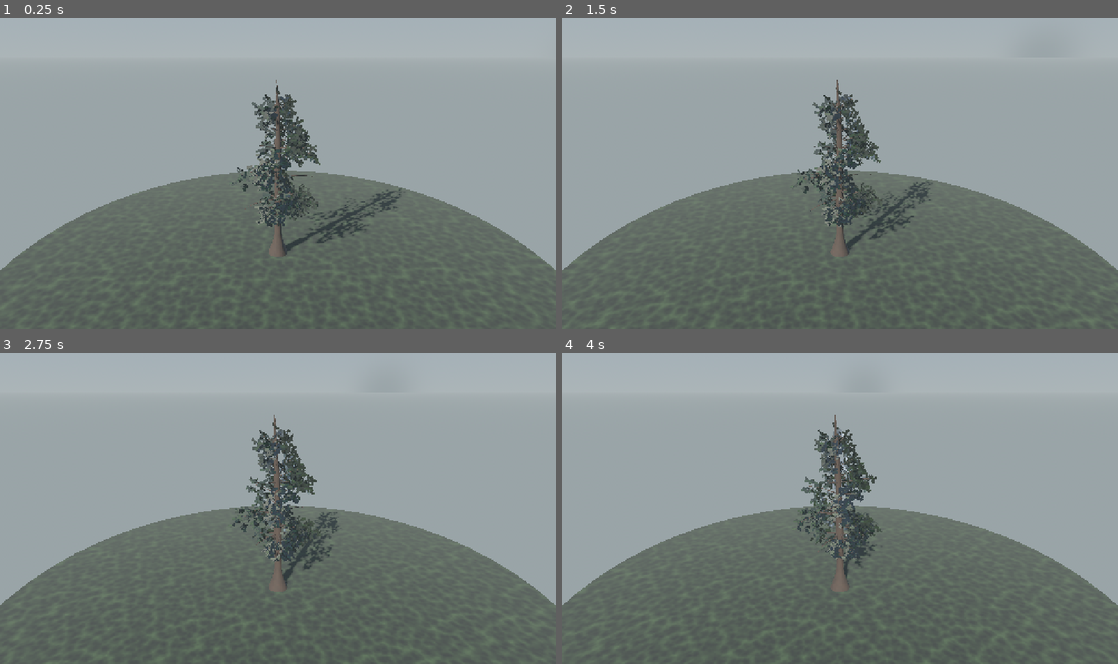
Above: before the commit, frames 1-4 (two rows, left to right).
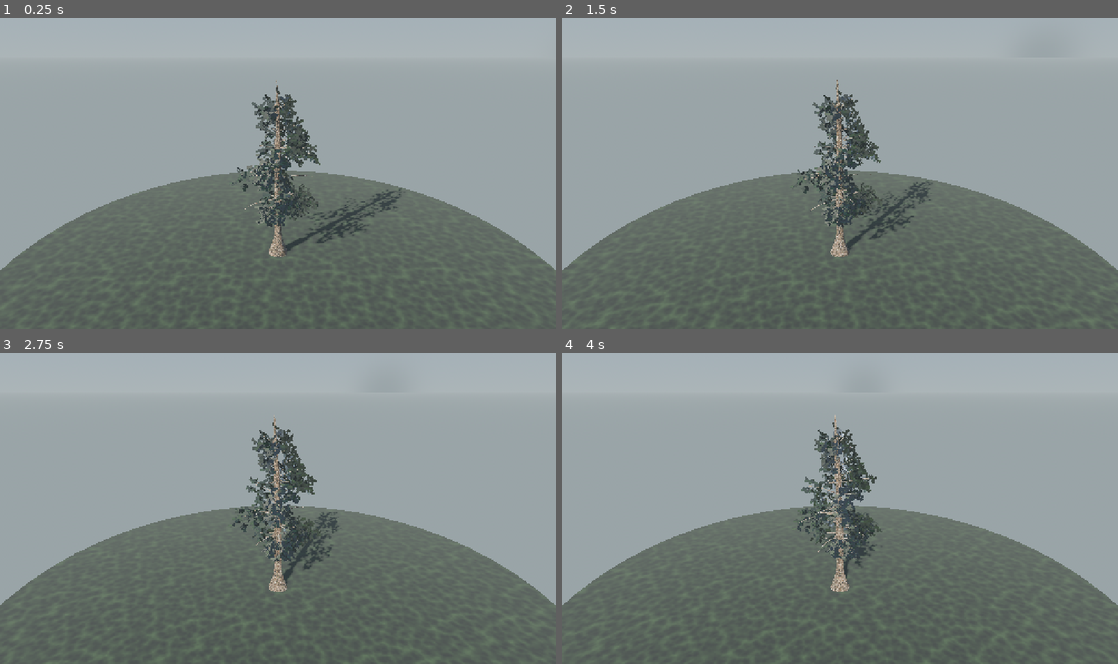
Above: after the commit, the same moments.

Repository: mehmetdem2005/Acik-dunya_oyun
Game: Godot game, scene res://scenes/world/pine_tree_scene.tscn
Same seed, same stepped clock (60 frames per second), same inputs: the game is played once before the commit and once after it. This scene is started directly instead of the project's main scene.
Inputs (mouse positions are in pixels of both pictures, inside the frame that each line leads up to):
- Up to frame 1 (0.25 s): no input
- Up to frame 2 (1.5 s): move the mouse to (962, 157) at 0.52 s; hold D 0.53-1.25 s; hold Shift 0.53-1.25 s; click (962, 157) at 0.67 s; tap Space at 0.77 s; drag from (728, 189) to (812, 235) at 1.27 s
- Up to frame 3 (2.75 s): move the mouse to (333, 440) at 2.02 s; hold D from 2.03 s (still down); hold Shift from 2.03 s (still down)
- Up to frame 4 (4 s): release D at 2.75 s; release Shift at 2.75 s; drag from (812, 570) to (673, 461) at 2.77 s; move the mouse to (1006, 555) at 3.52 s; hold A from 3.53 s (still down); hold Shift from 3.53 s (still down); tap Space at 3.77 s

The runs differ from the first frame. In frame 1, 0.4% of the frame differs, in the area x 43-57%, y 19-77%; in frame 2, 0.4%; in frame 3, 0.5%; in frame 4, 0.5%, in the area x 42-56%, y 19-77%.

Commit message:
Gerçek foto kabuk/dal texture desteği + bark/branch surface ayrımı
Çam mesh'i artık gövde (bark) ve dalları (branch) ayrı SurfaceTool
surface'lerine ayırıyor; her biri kendi PBR materyalini alabiliyor.
PineTree'ye Inspector "Ultra Texture" yuvaları (albedo/normal/ORMC/
height/detail/variation, kalite profili) eklendi — yuva boşsa eski
prosedürel doku fallback'i korunur. Sağlanan kabuk+dal foto paketi
assets/trees/pine_ultra_mobile altına yerleştirildi.

https://claude.ai/code/session_01SAupt6yXBr9DzE6Ykd1e1F

Diff:
--- a/mouse_open_world_clean_project/scripts/world/pine/pine_mesh.gd
+++ b/mouse_open_world_clean_project/scripts/world/pine/pine_mesh.gd
@@ -7,13 +7,17 @@
 # - İğne: sürgün boyunca DAĞITILMIŞ küçük çapraz DEMET kartları
 #   (her kart atlası tam (0..1) gösterir -> doku gerilmez, gerçek fascicle);
 #   yumuşak hacim normalleri, AO/tint vertex rengi
-# Dönüş: { "wood": ArrayMesh, "needle": ArrayMesh }
+# Dönüş: { "bark": ArrayMesh, "branch": ArrayMesh|null, "needle": ArrayMesh }
+# Gövde (level 0) ile dallar (level 1+) AYRI surface -> her biri kendi
+# materyalini (gerçek kabuk / dal texture seti) alabilir.
 
 const GOLDEN := 2.399963229728653
 
 static func build(stems: Array, cfg: Dictionary) -> Dictionary:
-	var wood := SurfaceTool.new()
-	wood.begin(Mesh.PRIMITIVE_TRIANGLES)
+	var bark := SurfaceTool.new()
+	bark.begin(Mesh.PRIMITIVE_TRIANGLES)
+	var branch := SurfaceTool.new()
+	branch.begin(Mesh.PRIMITIVE_TRIANGLES)
 	var leaf := SurfaceTool.new()
 	leaf.begin(Mesh.PRIMITIVE_TRIANGLES)
 
@@ -26,12 +30,14 @@
 	if stems.size() > 0 and (stems[0] as Dictionary).has("whorl_h"):
 		whorls = stems[0]["whorl_h"]
 
+	var has_branch := false
 	for stem in stems:
 		var lvl: int = int(stem["level"])
 		if lvl == 0:
-			_tube(wood, stem, sides, whorls, knot_s)
+			_tube(bark, stem, sides, whorls, knot_s)
 		elif lvl == 1:
-			_tube(wood, stem, maxi(5, int(sides / 2.0)), empty, 0.0)
+			_tube(branch, stem, maxi(5, int(sides / 2.0)), empty, 0.0)
+			has_branch = true
 			# Kuru dal iğne taşımaz (yalnız odun çizilir).
 			if not bool(stem.get("dry", false)):
 				_sprigs(leaf, stem, nlen * 0.22, 1, light_bias)
@@ -40,10 +46,16 @@
 		elif lvl == 3:
 			_sprigs(leaf, stem, nlen * 0.16, 3, light_bias)
 
-	wood.generate_normals()
-	wood.generate_tangents()
+	bark.generate_normals()
+	bark.generate_tangents()
 	var out := {}
-	out["wood"] = wood.commit()
+	out["bark"] = bark.commit()
+	if has_branch:
+		branch.generate_normals()
+		branch.generate_tangents()
+		out["branch"] = branch.commit()
+	else:
+		out["branch"] = null
 	out["needle"] = leaf.commit()
 	return out
 
--- a/mouse_open_world_clean_project/scripts/world/pine_tree.gd
+++ b/mouse_open_world_clean_project/scripts/world/pine_tree.gd
@@ -6,7 +6,9 @@
 #   PineSkeleton (özyinelemeli dal grafiği, RMF frame, tropizm)
 #   -> PineMesh (odun tüpleri + katlı iğne şeritleri, yumuşak normal)
 #   -> PineTextures (önbellekli prosedürel kabuk + iğne atlası)
-# Harici model/doku dosyası GEREKMEZ. .tscn export adları korunur.
+# Doku: Inspector "Ultra Texture" yuvalarına foto PNG/JPG sürüklenirse
+# gerçek PBR kabuk/dal kullanılır; boşsa prosedürel fallback (model dosyası
+# yine GEREKMEZ — mesh tamamen prosedürel). .tscn export adları korunur.
 
 @export_group("Boyut")
 @export var total_height: float = 7.5
@@ -45,6 +47,34 @@
 @export var needle_dark: Color = Color(0.045, 0.110, 0.050)
 @export var needle_mid: Color = Color(0.110, 0.230, 0.105)
 @export var needle_lite: Color = Color(0.300, 0.420, 0.170)
+
+# Gerçek foto texture yuvaları. Godot editöründe ilgili PNG/JPG'yi bu
+# yuvalara SÜRÜKLE-BIRAK. Yuva boşsa otomatik prosedürel doku kullanılır
+# (eski davranış korunur). Import ayarlarını editör doğru yapar:
+#   normal/detail_normal -> "Normal Map" olarak içe aktar,
+#   ormc/tip_age -> sRGB kapalı (renk değil veri).
+@export_group("Ultra Texture — Kabuk")
+@export var bark_albedo_tex: Texture2D
+@export var bark_normal_tex: Texture2D
+@export var bark_ormc_tex: Texture2D          # R=AO  G=Roughness  B=Cavity
+@export var bark_height_tex: Texture2D
+@export var bark_detail_normal_tex: Texture2D
+@export var bark_variation_tex: Texture2D
+
+@export_group("Ultra Texture — Dal")
+@export var branch_albedo_tex: Texture2D
+@export var branch_normal_tex: Texture2D
+@export var branch_ormc_tex: Texture2D        # R=AO  G=Roughness  B=Cavity
+@export var branch_tip_age_tex: Texture2D     # R=tip G=age B=bend A=young
+@export var branch_detail_normal_tex: Texture2D
+
+@export_group("Ultra Texture — Ayar")
+@export_enum("Low:0", "Balanced:1", "High:2") var texture_quality: int = 1
+@export var bark_tiling: Vector2 = Vector2(2.5, 3.5)
+@export var branch_tiling: Vector2 = Vector2(1.0, 4.0)
+@export_range(0.0, 0.18, 0.005) var bark_parallax: float = 0.04
+
+const _TEX_ROOT := "res://assets/trees/pine_ultra_mobile/textures/"
 
 func _ready() -> void:
 	rebuild()
@@ -109,11 +139,19 @@
 	var stems := skel.build(cfg)
 	var meshes := PineMesh.build(stems, cfg)
 
-	var wood_mi := MeshInstance3D.new()
-	wood_mi.name = "Wood"
-	wood_mi.mesh = meshes["wood"]
-	wood_mi.material_override = _wood_material()
-	add_child(wood_mi)
+	var bark_mi := MeshInstance3D.new()
+	bark_mi.name = "Bark"
+	bark_mi.mesh = meshes["bark"]
+	bark_mi.material_override = _bark_material()
+	add_child(bark_mi)
+
+	var branch_mesh = meshes.get("branch")
+	if branch_mesh != null:
+		var branch_mi := MeshInstance3D.new()
+		branch_mi.name = "Branches"
+		branch_mi.mesh = branch_mesh
+		branch_mi.material_override = _branch_material()
+		add_child(branch_mi)
 
 	var leaf_mi := MeshInstance3D.new()
 	leaf_mi.name = "Foliage"
@@ -124,18 +162,76 @@
 	if generate_collision and not Engine.is_editor_hint():
 		_build_collision()
 
-func _wood_material() -> StandardMaterial3D:
+# Yuva doluysa onu, değilse verilen res:// yolunu (içe aktarılmışsa),
+# o da yoksa null döndürür -> çağıran prosedürel fallback'e düşer.
+func _tex_or(slot: Texture2D, res_path: String) -> Texture2D:
+	if slot != null:
+		return slot
+	if res_path != "" and ResourceLoader.exists(res_path):
+		return ResourceLoader.load(res_path) as Texture2D
+	return null
+
+# Ortak PBR kabuk/dal materyali. albedo yoksa eski prosedürel kabuğa düşer.
+func _pbr_wood_material(albedo: Texture2D, nrm: Texture2D, ormc: Texture2D,
+		detail_n: Texture2D, height: Texture2D, tiling: Vector2,
+		use_height: bool) -> StandardMaterial3D:
 	var m := StandardMaterial3D.new()
-	m.albedo_color = bark_color
-	m.albedo_texture = PineTextures.bark()
-	m.normal_enabled = true
-	m.normal_texture = PineTextures.bark_normal()
-	m.normal_scale = bark_normal_scale
-	# Uzun gövdede plaka esnemesin (V'de yoğunlaştır).
-	m.uv1_scale = Vector3(1.0, 1.5, 1.0)
-	m.roughness = 0.88
+	if albedo == null:
+		# Prosedürel fallback (eski davranış).
+		m.albedo_color = bark_color
+		m.albedo_texture = PineTextures.bark()
+		m.normal_enabled = true
+		m.normal_texture = PineTextures.bark_normal()
+		m.normal_scale = bark_normal_scale
+		m.uv1_scale = Vector3(1.0, 1.5, 1.0)
+		m.roughness = 0.88
+		m.specular = 0.5
+		return m
+	m.albedo_color = Color(1, 1, 1, 1)
+	m.albedo_texture = albedo
+	m.metallic = 0.0
 	m.specular = 0.5
+	m.roughness = 1.0
+	m.uv1_scale = Vector3(tiling.x, tiling.y, 1.0)
+	if nrm != null:
+		m.normal_enabled = true
+		m.normal_texture = nrm
+		m.normal_scale = bark_normal_scale
+	if ormc != null:
+		# Kanal paketi: R=AO, G=Roughness (B=Cavity kullanılmıyor).
+		m.ao_enabled = true
+		m.ao_texture = ormc
+		m.ao_texture_channel = BaseMaterial3D.TEXTURE_CHANNEL_RED
+		m.roughness_texture = ormc
+		m.roughness_texture_channel = BaseMaterial3D.TEXTURE_CHANNEL_GREEN
+	if detail_n != null and texture_quality >= 2:
+		m.detail_enabled = true
+		m.detail_normal = detail_n
+		m.detail_blend_mode = BaseMaterial3D.BLEND_MODE_MIX
+		m.detail_uv = BaseMaterial3D.DETAIL_UV_1
+	if use_height and height != null and texture_quality >= 2:
+		m.heightmap_enabled = true
+		m.heightmap_texture = height
+		m.heightmap_scale = bark_parallax * 16.0
 	return m
+
+func _bark_material() -> StandardMaterial3D:
+	return _pbr_wood_material(
+		_tex_or(bark_albedo_tex, _TEX_ROOT + "bark/pine_bark_albedo_2k.jpg"),
+		_tex_or(bark_normal_tex, ""),
+		_tex_or(bark_ormc_tex, ""),
+		_tex_or(bark_detail_normal_tex, ""),
+		_tex_or(bark_height_tex, ""),
+		bark_tiling, true)
+
+func _branch_material() -> StandardMaterial3D:
+	return _pbr_wood_material(
+		_tex_or(branch_albedo_tex, _TEX_ROOT + "branches/pine_branch_albedo_2k.png"),
+		_tex_or(branch_normal_tex, ""),
+		_tex_or(branch_ormc_tex, ""),
+		_tex_or(branch_detail_normal_tex, ""),
+		null,
+		branch_tiling, false)
 
 func _needle_material() -> Material:
 	var tex := PineTextures.needle_atlas()
Binary file added: mouse_open_world_clean_project/assets/trees/pine_ultra_mobile/reference/target_pine_bark.png
Binary file added: mouse_open_world_clean_project/assets/trees/pine_ultra_mobile/textures/bark/pine_bark_albedo_2k.jpg
Binary file added: mouse_open_world_clean_project/assets/trees/pine_ultra_mobile/textures/bark/pine_bark_detail_normal_1k.jpg
Binary file added: mouse_open_world_clean_project/assets/trees/pine_ultra_mobile/textures/bark/pine_bark_height_1k.jpg
Binary file added: mouse_open_world_clean_project/assets/trees/pine_ultra_mobile/textures/bark/pine_bark_normal_2k.jpg
Binary file added: mouse_open_world_clean_project/assets/trees/pine_ultra_mobile/textures/bark/pine_bark_ormc_2k.jpg
Binary file added: mouse_open_world_clean_project/assets/trees/pine_ultra_mobile/textures/bark/pine_bark_variation_1k.jpg
Binary file added: mouse_open_world_clean_project/assets/trees/pine_ultra_mobile/textures/branches/pine_branch_albedo_2k.png
Binary file added: mouse_open_world_clean_project/assets/trees/pine_ultra_mobile/textures/branches/pine_branch_detail_normal_1k.png
Binary file added: mouse_open_world_clean_project/assets/trees/pine_ultra_mobile/textures/branches/pine_branch_normal_2k.png
Binary file added: mouse_open_world_clean_project/assets/trees/pine_ultra_mobile/textures/branches/pine_branch_ormc_1k.png
Binary file added: mouse_open_world_clean_project/assets/trees/pine_ultra_mobile/textures/branches/pine_branch_tip_age_1k.png
